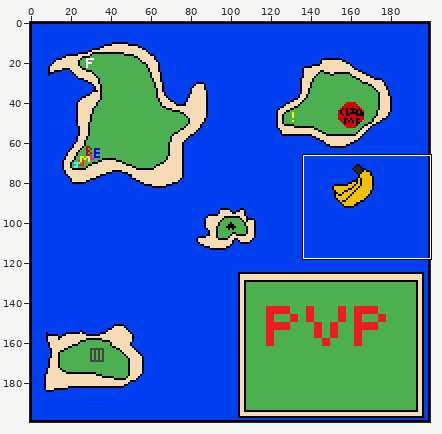
File history of a sprite sheet, public/update/minimap.png. The picture above shows the old version from afar; the outline marks the close-up.
Close-up. Old version:
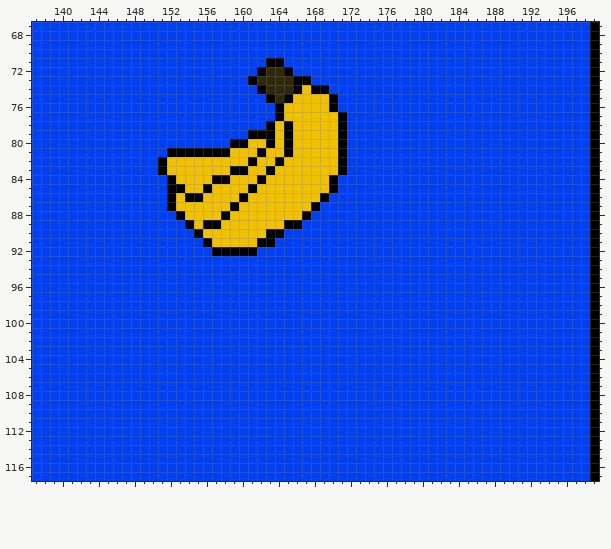
The file is 200x200 pixels. Shown: x 137..199, y 67..117.
After the commit:
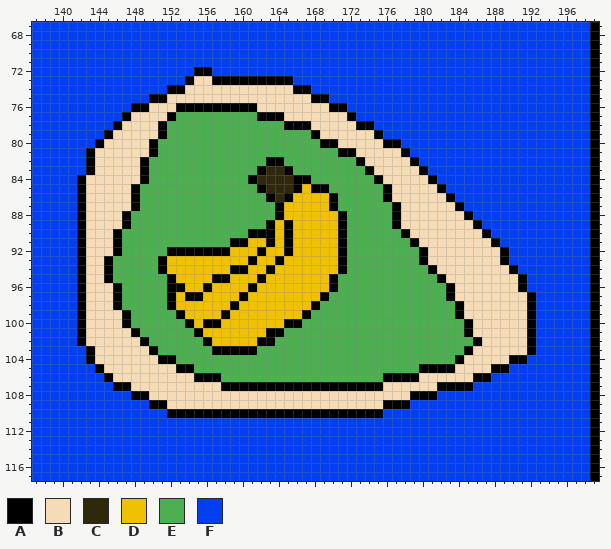
Palette (. is transparent): A #000000  B #f5dcb6  C #30280b  D #f0c002  E #4caf50  F #013ff1
What changed:
y 71: x 163..164 AA -> FF
y 72: x 155..156 FF -> AA; x 162..165 ACCA -> FFFF
y 73: x 154..160 FFFFFFF -> ABBAAAA; x 162..167 CCCCAA -> AAAAFF
y 74: x 152..165 FFFFFFFFFFACCC -> AABBBBBBBBBBBB; x 167..169 DAA -> AFF
y 75: x 150..170 FFFFFFFFFFFFFACADDDDA -> AABBBBBBBBBBBBBBBBAAF
y 76: x 148..169 FFFFFFFFFFFFFFFFADDDDD -> AABBBAAAAAAAAABBBBBBBB; x 171 F -> A
y 77: x 147..163 FFFFFFFFFFFFFFFFF -> ABBBBAEEEEEEEEEAA; x 165..172 DDDDDDAF -> BBBBBBBA
y 78: x 146..164 FFFFFFFFFFFFFFFFFAD -> ABBBBAEEEEEEEEEEEEE; x 166..174 DDDDDAFFF -> AABBBBBAA
y 79: x 145..175 FFFFFFFFFFFFFFFFAAADADDDDDAFFFF -> ABBBBBAEEEEEEEEEEEEEEEEABBBBBBA
y 80: x 144..177 FFFFFFFFFFFFFFFAADDADADDDDDAFFFFFF -> ABBBBBAEEEEEEEEEEEEEEEEEEAABBBBBAA
y 81: x 143..170 FFFFFFFFFAAAAAAADDDADDADDDDD -> ABBBBBBAEEEEEEEEEEEEEEEEEEEE; x 172..178 FFFFFFF -> ABBBBBA
y 82: x 143..163 FFFFFFFFADDDDDDDDDADD -> ABBBBBAEEEEEEEEEEEEEA; x 165..179 DDDDDDAFFFFFFFF -> EEEEEEEEABBBBBA
y 83: x 143..180 FFFFFFFFADDDDDDDAADDADDDDDDDAFFFFFFFFF -> ABBBBBAEEEEEEEEEEEEACCAEEEEEEEEABBBBBA
y 84: x 142..181 FFFFFFFFFFADDDDAADDDADDDDDDDAFFFFFFFFFFF -> ABBBBBBAEEEEEEEEEEEACCCCAAEEEEEEEABBBBBA
y 85: x 142..166 FFFFFFFFFFAADDADDDDADDDDD -> ABBBBBAEEEEEEEEEEEEEACCCA; x 168..182 DDAFFFFFFFFFFFF -> AAEEEEEEABBBBBA
y 86: x 142..165 FFFFFFFFFFADAADDDDADDDDD -> ABBBBBAEEEEEEEEEEEEEEACA; x 169..183 AFFFFFFFFFFFFFF -> DAEEEEEABBBBBBA
y 87: x 142..164 FFFFFFFFFFADDDDDDADDDDD -> ABBBBBAEEEEEEEEEEEEEEEA; x 168..184 AFFFFFFFFFFFFFFFF -> DDAEEEEEEABBBBBBA
y 88: x 142..164 FFFFFFFFFFFADDDDADDDDDD -> ABBBBAEEEEEEEEEEEEEEEEA; x 167..185 AFFFFFFFFFFFFFFFFFF -> DDDDAEEEEEABBBBBBBA
y 89: x 142..163 FFFFFFFFFFFFADAADDDDDD -> ABBBBAEEEEEEEEEEEEEEEA; x 166..186 AFFFFFFFFFFFFFFFFFFFF -> DDDDDAEEEEEABBBBBBBBA
y 90: x 142..162 FFFFFFFFFFFFFADDDDDDD -> ABBBAEEEEEEEEEEEEEEAA; x 164..187 AFFFFFFFFFFFFFFFFFFFFFFF -> DADDDDDAEEEEEEABBBBBBBBA
y 91: x 142..160 FFFFFFFFFFFFFFADDDD -> ABBBAEEEEEEEEEEEEAA; x 162 A -> D; x 164..188 FFFFFFFFFFFFFFFFFFFFFFFFF -> DADDDDDAEEEEEEEABBBBBBBBA
y 92: x 142..156 FFFFFFFFFFFFFFF -> ABBBAEEEEEAAAAA; x 159..189 AAAFFFFFFFFFFFFFFFFFFFFFFFFFFFF -> DDDADDADDDDDAEEEEEEEEABBBBBBBBA
y 93: x 142..189 FFFFFFFFFFFFFFFFFFFFFFFFFFFFFFFFFFFFFFFFFFFFFFFF -> ABBAEEEEEADDDDDDDDDADDADDDDDDAEEEEEEEEABBBBBBBBA
y 94: x 142..190 FFFFFFFFFFFFFFFFFFFFFFFFFFFFFFFFFFFFFFFFFFFFFFFFF -> ABBAEEEEEADDDDDDDAADDADDDDDDDAEEEEEEEEEABBBBBBBBA
y 95: x 142..191 FFFFFFFFFFFFFFFFFFFFFFFFFFFFFFFFFFFFFFFFFFFFFFFFFF -> ABBAEEEEEEADDDDAADDDADDDDDDDAEEEEEEEEEEEABBBBBBBBA
y 96: x 142..191 FFFFFFFFFFFFFFFFFFFFFFFFFFFFFFFFFFFFFFFFFFFFFFFFFF -> ABBBAEEEEEAADDADDDDADDDDDDDDAEEEEEEEEEEEEABBBBBBBA
y 97: x 142..192 FFFFFFFFFFFFFFFFFFFFFFFFFFFFFFFFFFFFFFFFFFFFFFFFFFF -> ABBBAEEEEEADAADDDDADDDDDDDDAEEEEEEEEEEEEEABBBBBBBBA
y 98: x 142..192 FFFFFFFFFFFFFFFFFFFFFFFFFFFFFFFFFFFFFFFFFFFFFFFFFFF -> ABBBAEEEEEADDDDDDADDDDDDDDAEEEEEEEEEEEEEEEABBBBBBBA
y 99: x 142..192 FFFFFFFFFFFFFFFFFFFFFFFFFFFFFFFFFFFFFFFFFFFFFFFFFFF -> ABBBBAEEEEEADDDDADDDDDDDDAEEEEEEEEEEEEEEEEABBBBBBBA
y 100: x 142..192 FFFFFFFFFFFFFFFFFFFFFFFFFFFFFFFFFFFFFFFFFFFFFFFFFFF -> ABBBBAEEEEEEADAADDDDDDDAAEEEEEEEEEEEEEEEEEEABBBBBBA
y 101: x 142..192 FFFFFFFFFFFFFFFFFFFFFFFFFFFFFFFFFFFFFFFFFFFFFFFFFFF -> ABBBBBAEEEEEEADDDDDDDAAEEEEEEEEEEEEEEEEEEEEABBBBBBA
y 102: x 142..192 FFFFFFFFFFFFFFFFFFFFFFFFFFFFFFFFFFFFFFFFFFFFFFFFFFF -> ABBBBBBAEEEEEEADDDDDAAEEEEEEEEEEEEEEEEEEEEEEABBBBBA
y 103: x 143..192 FFFFFFFFFFFFFFFFFFFFFFFFFFFFFFFFFFFFFFFFFFFFFFFFFF -> ABBBBBBAEEEEEEAAAAAEEEEEEEEEEEEEEEEEEEEEEEABBBBBBA
y 104: x 143..191 FFFFFFFFFFFFFFFFFFFFFFFFFFFFFFFFFFFFFFFFFFFFFFFFF -> ABBBBBBBAAEEEEEEEEEEEEEEEEEEEEEEEEEEEEEEEABBBBBAA
y 105: x 144..189 FFFFFFFFFFFFFFFFFFFFFFFFFFFFFFFFFFFFFFFFFFFFFF -> ABBBBBBBBAAEEEEEEEEEEEEEEEEEEEEEEEEEAAAABBBBAA
y 106: x 145..187 FFFFFFFFFFFFFFFFFFFFFFFFFFFFFFFFFFFFFFFFFFF -> ABBBBBBBBBAAAEEEEEEEEEEEEEEEEEEAAAABBBBBBAA
y 107: x 146..185 FFFFFFFFFFFFFFFFFFFFFFFFFFFFFFFFFFFFFFFF -> AABBBBBBBBBBAAAAAAAAAAAAAAAAAABBBBBBAAAA
y 108: x 148..181 FFFFFFFFFFFFFFFFFFFFFFFFFFFFFFFFFF -> AABBBBBBBBBBBBBBBBBBBBBBBBBBBBBAAA
y 109: x 150..178 FFFFFFFFFFFFFFFFFFFFFFFFFFFFF -> AABBBBBBBBBBBBBBBBBBBBBBBBAAA
y 110: x 152..175 FFFFFFFFFFFFFFFFFFFFFFFF -> AAAAAAAAAAAAAAAAAAAAAAAA
Changed places in both close-ups, as pixel boxes (x1, y1, x2, y2):
changed: (77, 58, 536, 418)
